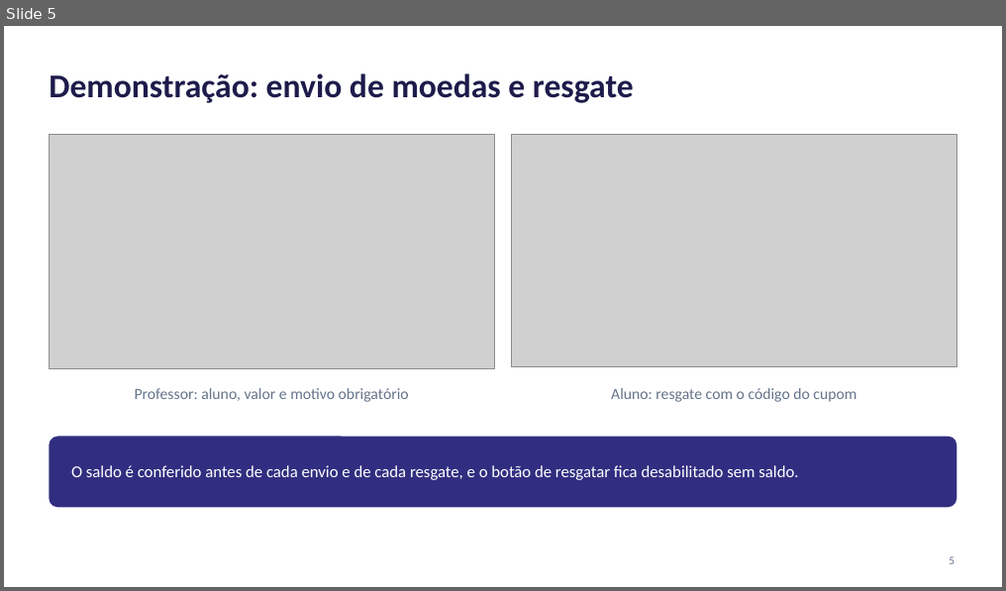
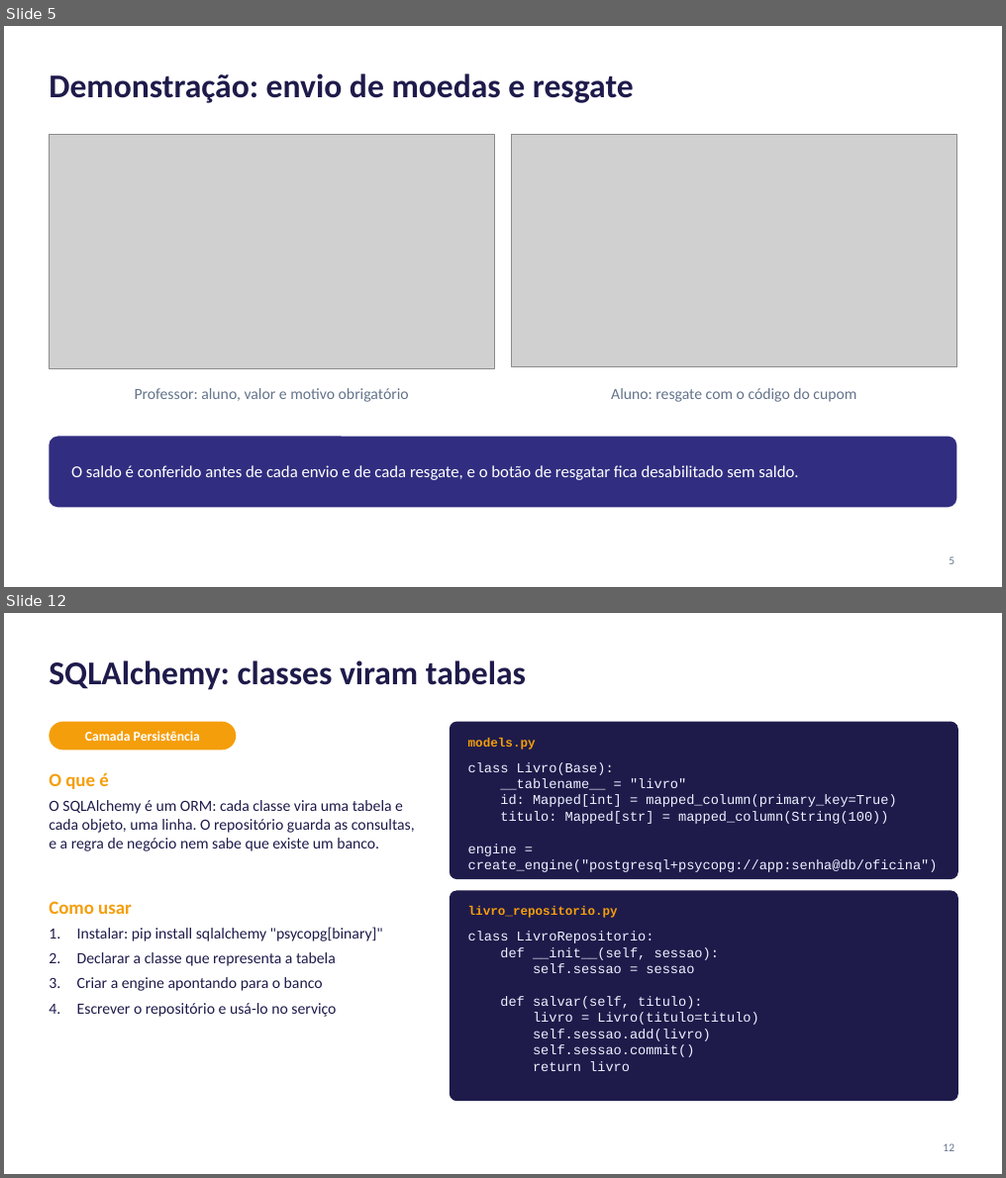
Before and after one commit to lucaslmchaves/sistema-moeda-estudantil, a slide deck: docs/apresentacao/Lab03S03-Apresentacao.pptx. Shown one above the other, each under a label of ours: slide 5 before the commit, slides 5 and 12 after it; the slides between them are not shown. The pictures are 1006x591 and 1006x1178 pixels, drawn with LibreOffice and Linux fonts; fonts in the diff are those of the drawing; grey boxes stand for pictures. Boxes give left, top, right and bottom in pixels: in the first picture for what was removed or moved away, otherwise in the second. Text is boxed around its words. In the diff, an @@ line names an element or a change of style, - is before the commit and + after.

Commit message:
docs: refaz os slides com a oficina das tecnologias por camada do MVC

```diff
--- a/docs/apresentacao/Lab03S03-Apresentacao.pptx
+++ b/docs/apresentacao/Lab03S03-Apresentacao.pptx
@@ slide 12 added at [4,613,1002,1174], background #FFFFFF @@
@@ title added at [49,661,526,690], 32 pt, text #1E1B4B, bold @@
+SQLAlchemy: classes viram tabelas
@@ rounded rectangle added at [49,722,236,750], fill #F59E0B @@
@@ text added at [85,731,200,741], 13 pt, text #FFFFFF, bold @@
+Camada Persistência
@@ rounded rectangle added at [450,722,958,879], fill #1E1B4B @@
@@ text added at [468,738,536,750], 12 pt, text #F59E0B, bold @@
+models.py
@@ text added at [49,773,109,789], 18 pt, text #F59E0B, bold @@
+O que é
@@ text added at [468,762,938,872], 13 pt, text #EEF2FF @@
+class Livro(Base):
+__tablename__ = "livro"
+id: Mapped[int] = mapped_column(primary_key=True)
+titulo: Mapped[str] = mapped_column(String(100))
+engine = create_engine("postgresql+psycopg://app:senha@db/oficina")
@@ text added at [49,800,415,852], 15 pt, text #1E1B4B @@
+O SQLAlchemy é um ORM: cada classe vira uma tabela e cada objeto, uma linha. O repositório guarda as consultas, e a regra de negócio nem sabe que existe um banco.
@@ text added at [49,901,132,914], 18 pt, text #F59E0B, bold @@
+Como usar
@@ rounded rectangle added at [450,891,958,1101], fill #1E1B4B @@
@@ text added at [468,906,618,918], 12 pt, text #F59E0B, bold @@
+livro_repositorio.py
@@ text added at [77,927,383,1017], 15 pt, text #1E1B4B @@
+1. Instalar: pip install sqlalchemy "psycopg[binary]"
+2. Declarar a classe que representa a tabela
+3. Criar a engine apontando para o banco
+4. Escrever o repositório e usá-lo no serviço
@@ text added at [468,932,758,1071], 13 pt, text #EEF2FF @@
+class LivroRepositorio:
+def __init__(self, sessao):
+self.sessao = sessao
+def salvar(self, titulo):
+livro = Livro(titulo=titulo)
+self.sessao.add(livro)
+self.sessao.commit()
+return livro
@@ page number added at [943,1144,954,1152], 11 pt, text #64748B @@
+12
```
Also in this commit, not shown: 3 slides changed, 8 other slides added, 6 slides removed, 1 other file.
